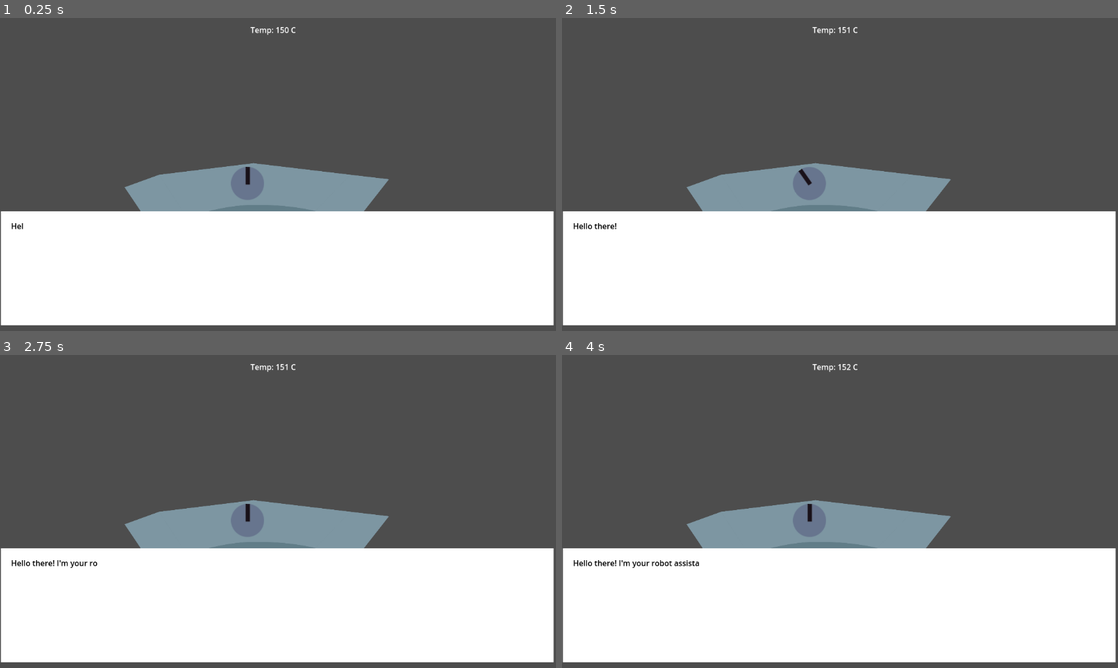
Above: before the commit, frames 1-4 (two rows, left to right).
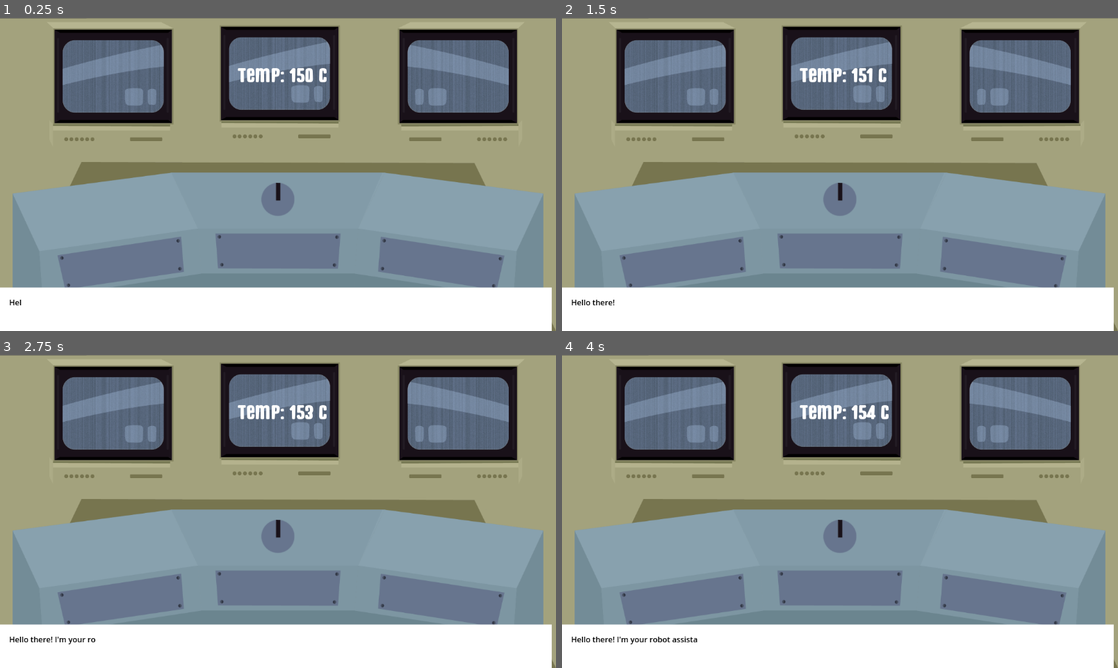
Above: after the commit, the same moments.

Repository: LuckyDog-Studios/ReactorControl
Game: Godot game, scene res://scenes/game.tscn
Same seed, same stepped clock (60 frames per second), same inputs: the game is played once before the commit and once after it.
Inputs (mouse positions are in pixels of both pictures, inside the frame that each line leads up to):
- Up to frame 1 (0.25 s): no input
- Up to frame 2 (1.5 s): tap Enter at 0.5 s; move the mouse to (812, 183) at 0.52 s; tap Space at 1.25 s; move the mouse to (728, 190) at 1.27 s
- Up to frame 3 (2.75 s): move the mouse to (333, 442) at 2.02 s
- Up to frame 4 (4 s): tap Enter at 2.75 s; move the mouse to (812, 574) at 2.77 s; move the mouse to (1006, 558) at 3.52 s

The runs differ from the first frame. In frame 1, 84% of the frame differs, in the area x 0-100%, y 0-100%; in frame 2, 84%; in frame 3, 84%; in frame 4, 84%.

Commit message:
improved main scene

Diff:
--- /dev/null
+++ b/scenes/button.tscn
@@ -0,0 +1,36 @@
+[gd_scene load_steps=5 format=3 uid="uid://17vmkhulgak6"]
+
+[ext_resource type="Texture2D" uid="uid://d2vg83wl1ykrr" path="res://assets/sprites/button/button1.png" id="1_nuogq"]
+[ext_resource type="Texture2D" uid="uid://b62p128t0psfy" path="res://assets/sprites/button/button2.png" id="2_evgjt"]
+[ext_resource type="Texture2D" uid="uid://ctg11c1bcbavm" path="res://assets/sprites/button/button3.png" id="3_hj86j"]
+
+[sub_resource type="SpriteFrames" id="SpriteFrames_f72bo"]
+animations = [{
+"frames": [{
+"duration": 1.0,
+"texture": ExtResource("1_nuogq")
+}, {
+"duration": 1.0,
+"texture": ExtResource("2_evgjt")
+}, {
+"duration": 1.0,
+"texture": ExtResource("3_hj86j")
+}],
+"loop": true,
+"name": &"pressed",
+"speed": 10.0
+}, {
+"frames": [{
+"duration": 1.0,
+"texture": ExtResource("1_nuogq")
+}],
+"loop": true,
+"name": &"unpressed",
+"speed": 5.0
+}]
+
+[node name="Button" type="Node2D"]
+
+[node name="AnimatedSprite2D" type="AnimatedSprite2D" parent="."]
+sprite_frames = SubResource("SpriteFrames_f72bo")
+animation = &"pressed"
--- a/scenes/game.tscn
+++ b/scenes/game.tscn
@@ -1,30 +1,54 @@
-[gd_scene load_steps=5 format=3 uid="uid://c33o2lwv0nhgd"]
+[gd_scene load_steps=8 format=3 uid="uid://c33o2lwv0nhgd"]
 
-[ext_resource type="Texture2D" uid="uid://dhtbu4dl6vim8" path="res://assets/sprites/panel temp.png" id="1_kmb1n"]
+[ext_resource type="Texture2D" uid="uid://cxbc3iybvsxol" path="res://assets/sprites/temp bg.png" id="1_ikh0n"]
 [ext_resource type="PackedScene" uid="uid://blxoaaoq5ojah" path="res://scenes/dial.tscn" id="2_0eu7q"]
+[ext_resource type="Texture2D" uid="uid://cv0xiybe3480p" path="res://assets/sprites/control panel temp 2.png" id="2_53gsd"]
 [ext_resource type="PackedScene" uid="uid://be7yh8pbi0c6v" path="res://scenes/dialogue.tscn" id="3_33gnw"]
 [ext_resource type="PackedScene" uid="uid://cgk103hsb1ves" path="res://scenes/temperature_system.tscn" id="3_lucyu"]
+[ext_resource type="Texture2D" uid="uid://cnkxuv67uivd4" path="res://assets/sprites/Screen slight side pov.png" id="6_s72d6"]
+[ext_resource type="Texture2D" uid="uid://dfjsmwig40k57" path="res://assets/sprites/Sreen front pov.png" id="7_kgpya"]
 
 [node name="Game" type="Node2D"]
 
-[node name="PanelTemp" type="Sprite2D" parent="."]
-position = Vector2(532, 451)
-scale = Vector2(0.373449, 0.373449)
-texture = ExtResource("1_kmb1n")
+[node name="Art" type="Node2D" parent="."]
+
+[node name="TempBg" type="Sprite2D" parent="Art"]
+position = Vector2(576, 324.5)
+scale = Vector2(0.76494, 0.589464)
+texture = ExtResource("1_ikh0n")
+
+[node name="Control Panel" type="Sprite2D" parent="Art"]
+position = Vector2(576, 568)
+scale = Vector2(0.794872, 0.794872)
+texture = ExtResource("2_53gsd")
+
+[node name="LeftScreen" type="Sprite2D" parent="Art"]
+position = Vector2(228, 138)
+texture = ExtResource("6_s72d6")
+
+[node name="MidScreen" type="Sprite2D" parent="Art"]
+position = Vector2(580, 138)
+texture = ExtResource("7_kgpya")
+
+[node name="RightScreen" type="Sprite2D" parent="Art"]
+position = Vector2(956, 138)
+texture = ExtResource("6_s72d6")
+flip_h = true
 
 [node name="Dial" parent="." instance=ExtResource("2_0eu7q")]
-position = Vector2(513, 343)
+position = Vector2(576, 376)
 
 [node name="Dialogue" parent="." instance=ExtResource("3_33gnw")]
-offset_left = 3.0
-offset_top = 401.0
-offset_right = 3.0
-offset_bottom = 401.0
+offset_left = -1.0
+offset_top = 559.0
+offset_right = 5.0
+offset_bottom = 559.0
+pivot_offset = Vector2(-25, -18)
 
 [node name="Temperature System" parent="." instance=ExtResource("3_lucyu")]
-offset_left = 566.0
-offset_top = 13.0
-offset_right = 566.0
-offset_bottom = 13.0
+offset_left = 493.0
+offset_top = 94.0
+offset_right = 493.0
+offset_bottom = 94.0
 size_flags_horizontal = 8
 metadata/_edit_use_anchors_ = true
--- a/scenes/temperature_system.tscn
+++ b/scenes/temperature_system.tscn
@@ -1,6 +1,11 @@
-[gd_scene load_steps=2 format=3 uid="uid://cgk103hsb1ves"]
+[gd_scene load_steps=4 format=3 uid="uid://cgk103hsb1ves"]
 
 [ext_resource type="Script" path="res://scripts/temperature_system.gd" id="1_xk5ph"]
+[ext_resource type="FontFile" uid="uid://br4plp3vkv35k" path="res://assets/fonts/MightySouly-lxggD.ttf" id="2_3ww65"]
+
+[sub_resource type="Theme" id="Theme_m4cm7"]
+default_font = ExtResource("2_3ww65")
+default_font_size = 40
 
 [node name="Temperature System" type="Control"]
 layout_mode = 3
@@ -13,13 +18,9 @@
 
 [node name="Label" type="Label" parent="."]
 layout_mode = 1
-anchors_preset = 5
-anchor_left = 0.5
-anchor_right = 0.5
-offset_left = -20.0
-offset_right = 20.0
-offset_bottom = 23.0
-grow_horizontal = 2
+offset_right = 173.0
+offset_bottom = 49.0
+theme = SubResource("Theme_m4cm7")
 text = "Temp: 40 C"
 
 [node name="Timer" type="Timer" parent="."]
Binary file added: assets/fonts/MightySouly-lxggD.ttf
Not shown, added: assets/fonts/MightySouly-lxggD.ttf.import
Binary file added: assets/sprites/Screen slight side pov.png
Not shown, added: assets/sprites/Screen slight side pov.png.import
Binary file added: assets/sprites/Sreen front pov.png
Not shown, added: assets/sprites/Sreen front pov.png.import
Binary file added: assets/sprites/button/button1.png
Not shown, added: assets/sprites/button/button1.png.import
Binary file added: assets/sprites/button/button2.png
Not shown, added: assets/sprites/button/button2.png.import
Binary file added: assets/sprites/button/button3.png
Not shown, added: assets/sprites/button/button3.png.import
(and 6 more such lines)
